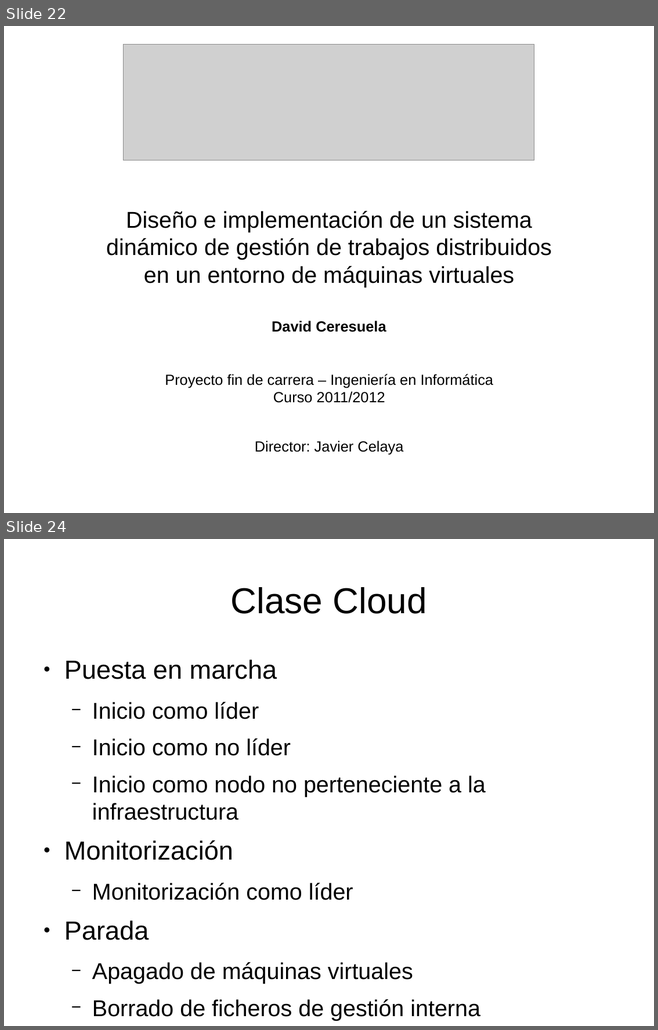
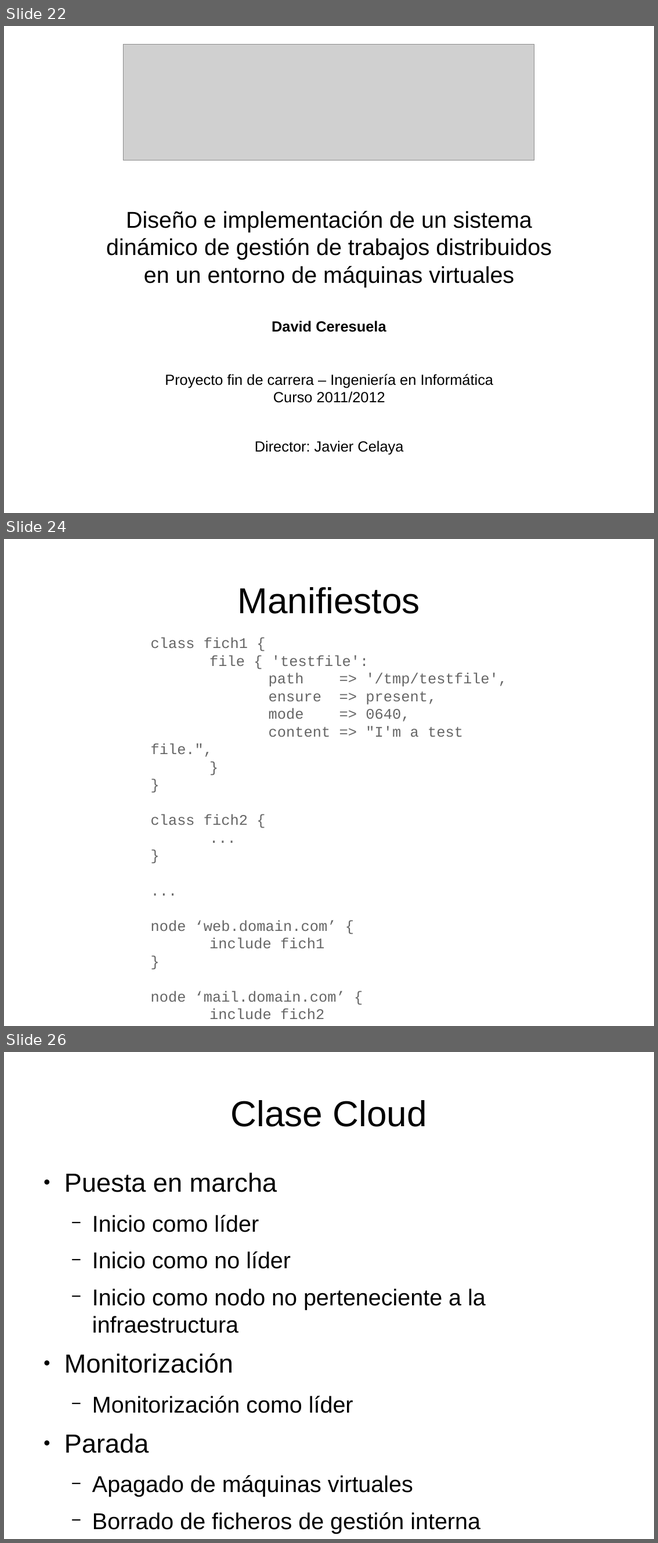
Before and after one commit to dcere/pfc, a slide deck: adm/presentacion/presentacion.odp. Shown one above the other, each under a label of ours: slides 22 and 24 before the commit, slides 22, 24 and 26 after it; the slides between them are not shown. The pictures are 658x1030 and 658x1543 pixels, drawn with LibreOffice and Linux fonts; fonts in the diff are those of the drawing; grey boxes stand for pictures. Boxes give left, top, right and bottom in pixels: in the first picture for what was removed or moved away, otherwise in the second. Text is boxed around its words. In the diff, an @@ line names an element or a change of style, - is before the commit and + after.

```diff
--- a/adm/presentacion/presentacion.odp
+++ b/adm/presentacion/presentacion.odp
@@ slide 24 added at (x1=4, y1=539, x2=654, y2=1026), background #FFFFFF @@
@@ title added at (x1=238, y1=587, x2=420, y2=614), 44 pt, text #000000 @@
+Manifiestos
@@ text added at (x1=151, y1=638, x2=507, y2=1020), 18 pt, text #666666 @@
+class fich1 {
+file { 'testfile':
+path => '/tmp/testfile',
+ensure => present,
+mode => 0640,
+content => "I'm a test file.",
+}
+}
+class fich2 {
+...
+}
+...
+node ‘web.domain.com’ {
+include fich1
+}
+node ‘mail.domain.com’ {
+include fich2
+}
@@ what was slide 24 is now slide 26 @@
```
Also in this commit, not shown: 3 slides changed, 1 other slide added, 1 other file.
